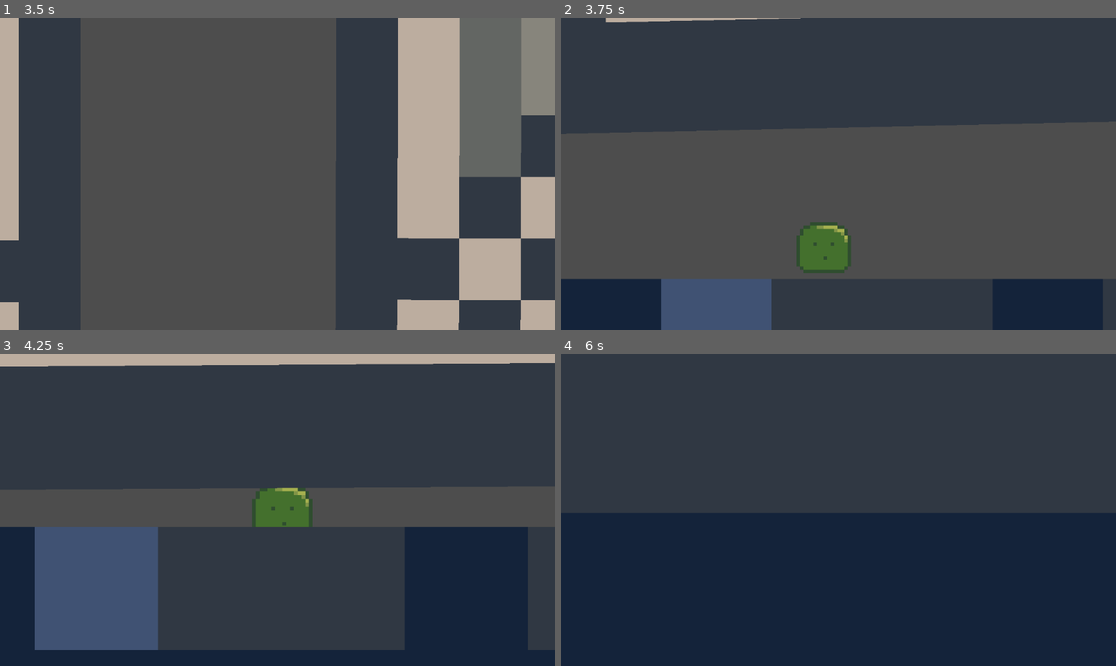
Above: before the commit, frames 1-4 (two rows, left to right).
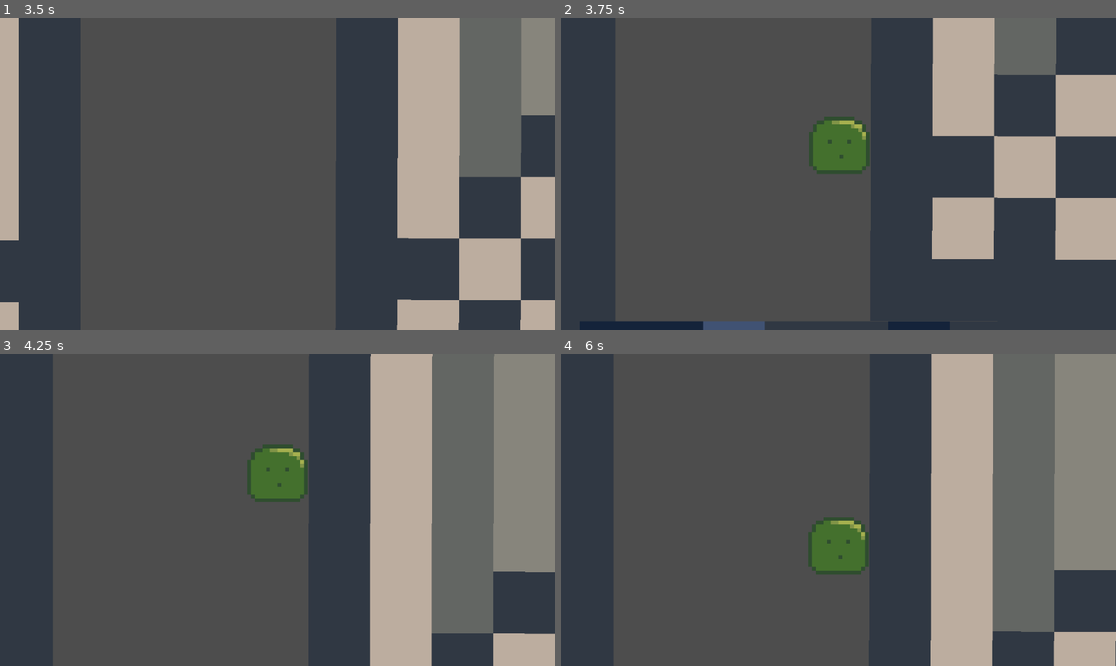
Above: after the commit, the same moments.

Repository: jkuball/splittle-bocks
Game: Godot game, scene res://scenes/playground.tscn
The game is run twice, just before and just after one commit, with the same random seed, the same clock (stepped at 60 frames per second) and the same inputs.
Inputs:
- Up to frame 1 (3.5 s): hold D (player_right) 0.53-2.03 s; tap Space (player_splittle) every 0.75 s from 0.6 to 2.85 s; hold A (player_left) 2.03-2.78 s; hold D (player_right) from 2.78 s (still down)
- Up to frame 2 (3.75 s): keep holding D (player_right); tap Space (player_splittle) at 3.6 s
- Up to frame 3 (4.25 s): keep holding D (player_right)
- Up to frame 4 (6 s): release D (player_right) at 4.28 s; hold A (player_left) 4.28-5.03 s; tap Space (player_splittle) at 4.35, 5.1, 5.85 s; hold D (player_right) 5.03-5.78 s; hold A (player_left) from 5.78 s (still down)

Frame 1 is identical in both runs. In frame 2, 64% of the frame differs, in the area x 0-100%, y 0-100%; in frame 3, 81%; in frame 4, 89%.

Commit message:
add min size to player

Diff:
--- a/scripts/player_movement.gd
+++ b/scripts/player_movement.gd
@@ -4,11 +4,13 @@
 
 const Bocks: PackedScene = preload("res://scenes/bocks.tscn")
 
-signal splittle(scale : Vector2)
+signal splittle(scale: Vector2)
 
 const SPEED = 58000.0
 
 var bocksScale = 1.0
+const minBocksScale = 0.0625
+
 var look_right = true
 
 var is_scale_bocks = false
@@ -18,19 +20,24 @@
 	if (not is_on_floor()) and (not is_scale_bocks):
 		velocity += get_gravity() * delta
 
-	# Handle jump.
-	if Input.is_action_just_pressed("player_splittle"):
+	# Handle box spawning.
+	if bocksScale > minBocksScale and Input.is_action_just_pressed("player_splittle"):
 		var bocks = Bocks.instantiate()
 		spawn_target.add_child(bocks)
 
 		## Prototype bocks scaling ##
 		bocks.get_child(0).apply_scale(Vector2(bocksScale,bocksScale))
-		bocksScale = bocksScale/2
-		print_debug(get_child(0).texture.get_size().x*scale.x)
+
+		bocksScale = bocksScale / 2
+		print_debug(bocksScale)
+
+		var scale_factor = get_child(0).texture.get_size().x * scale.x
+
 		if look_right:
-			bocks.set_global_position(get_global_position()+Vector2(get_child(0).texture.get_size().x*scale.x,0))
+			bocks.set_global_position(get_global_position() + Vector2(scale_factor, 0))
 		else:
-			bocks.set_global_position(get_global_position()+Vector2(-get_child(0).texture.get_size().x*scale.x,0))
+			bocks.set_global_position(get_global_position() + Vector2(-scale_factor, 0))
+
 		## /Prototype bocks scaling/ ##
 
 		apply_scale(Vector2(0.5,0.5))
